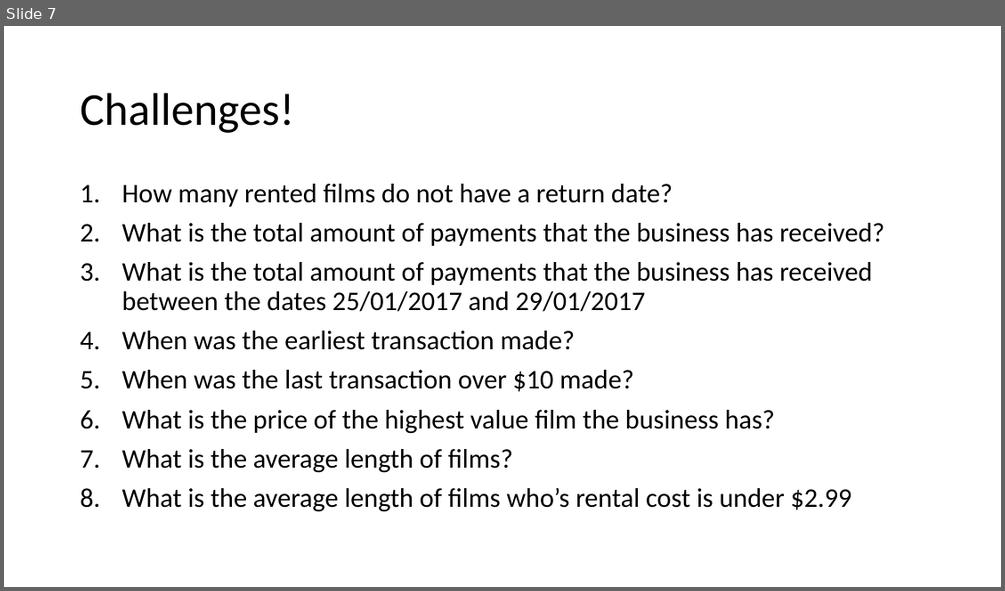
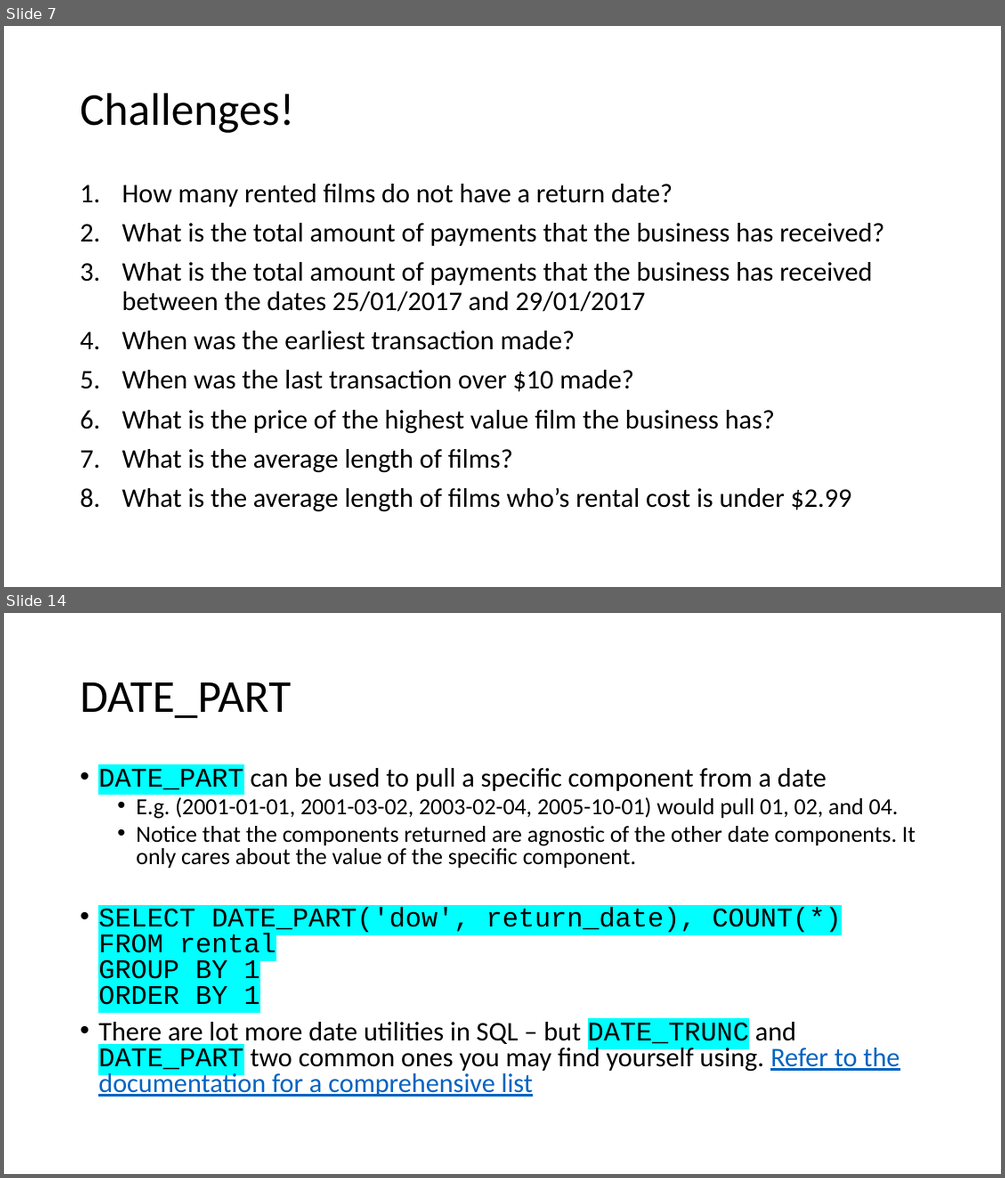
Before and after one commit to TataAndBigData/Practical-ML-DS, a slide deck: Chapter 2. Python for Data Scientists/Module 2. SQL/2. SQL Aggregations.pptx. Shown one above the other, each under a label of ours: slide 7 before the commit, slides 7 and 14 after it; the slides between them are not shown. The pictures are 1005x591 and 1005x1178 pixels, drawn with LibreOffice and Linux fonts; fonts in the diff are those of the drawing. Boxes give left, top, right and bottom in pixels: in the first picture for what was removed or moved away, otherwise in the second. Text is boxed around its words. In the diff, an @@ line names an element or a change of style, - is before the commit and + after.

```diff
--- a/Chapter 2. Python for Data Scientists/Module 2. SQL/2. SQL Aggregations.pptx
+++ b/Chapter 2. Python for Data Scientists/Module 2. SQL/2. SQL Aggregations.pptx
@@ slide 14 added at [4,613,1001,1174], background #FFFFFF @@
@@ title added at [80,682,291,718], 44 pt, text #000000 @@
+DATE_PART
@@ text added at [98,768,915,1096], 25.9 pt, text #000000 @@
+• DATE_PART can be used to pull a specific component from a date
+  • E.g. (2001-01-01, 2001-03-02, 2003-02-04, 2005-10-01) would pull 01, 02, and 04.
+  • Notice that the components returned are agnostic of the other date components. It only cares about the value of the specific component.
+• SELECT DATE_PART('dow', return_date), COUNT(*)
+  FROM rental
+  GROUP BY 1
+  ORDER BY 1
+• There are lot more date utilities in SQL – but DATE_TRUNC and DATE_PART two common ones you may find yourself using. Refer to the documentation for a comprehensive list
```
Also in this commit, not shown: 1 slide changed, 9 other slides added, 1 slide removed.
